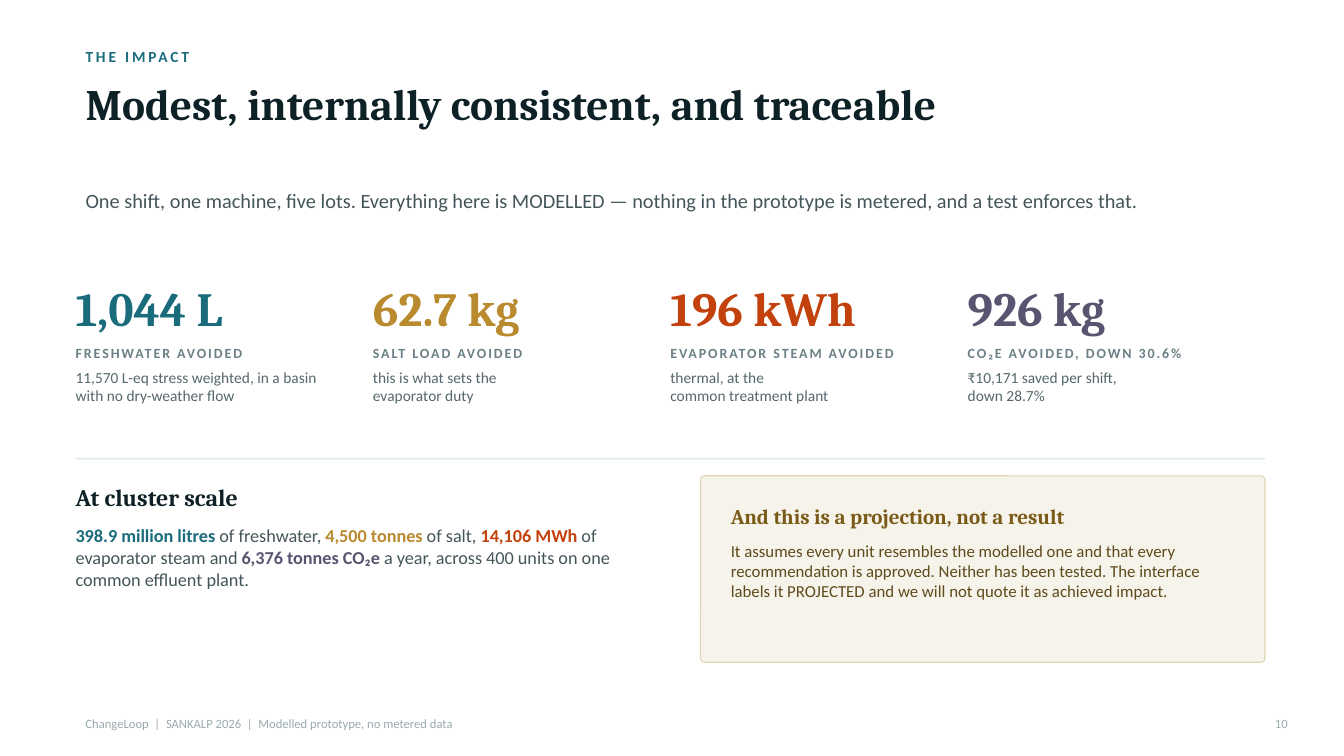
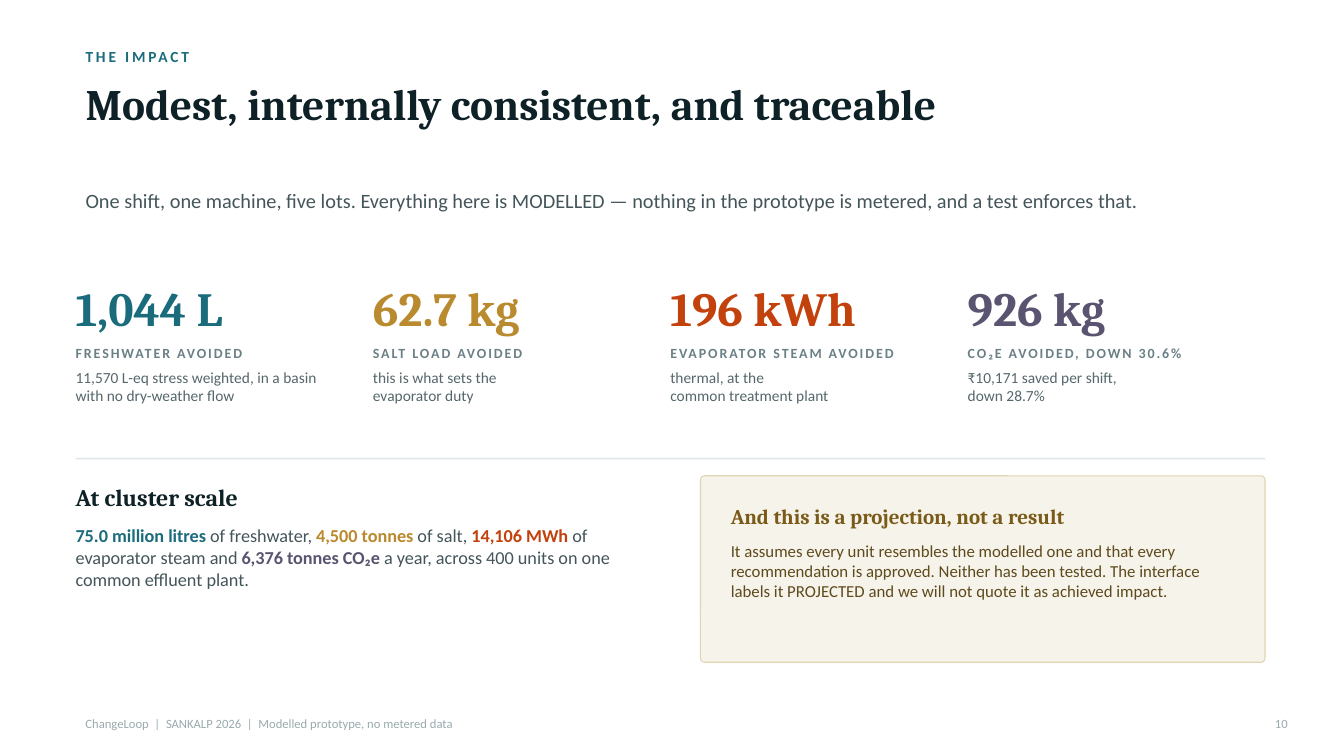
Before and after one commit to shoryamittal/Changeloop-water-intelligence-, a slide deck: slide 10 of submission/ChangeLoop_SANKALP_2026.pptx. Drawn at 1344x756 pixels with LibreOffice and Linux fonts; fonts in the diff are those of the drawing. Boxes give left, top, right and bottom in pixels: in the first picture for what was removed or moved away, otherwise in the second. Text is boxed around its words. In the diff, an @@ line names an element or a change of style, - is before the commit and + after.

```diff
--- a/submission/ChangeLoop_SANKALP_2026.pptx
+++ b/submission/ChangeLoop_SANKALP_2026.pptx
@@ text at (x1=76, y1=529, x2=610, y2=589): text changed @@
-398.9 million litres of freshwater, 4,500 tonnes of salt, 14,106 MWh of evaporator steam and 6,376 tonnes CO₂e a year, across 400 units on one common effluent plant.
+75.0 million litres of freshwater, 4,500 tonnes of salt, 14,106 MWh of evaporator steam and 6,376 tonnes CO₂e a year, across 400 units on one common effluent plant.
```
Also in this commit, not shown: 2 other slides changed, 21 other files.
